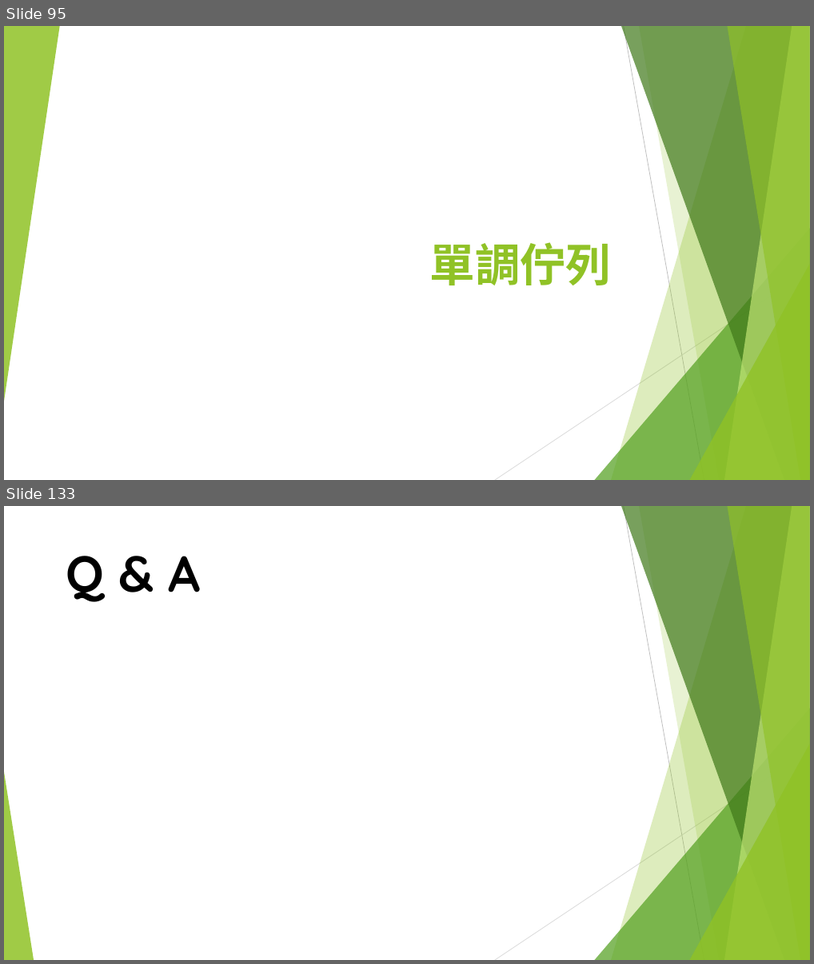
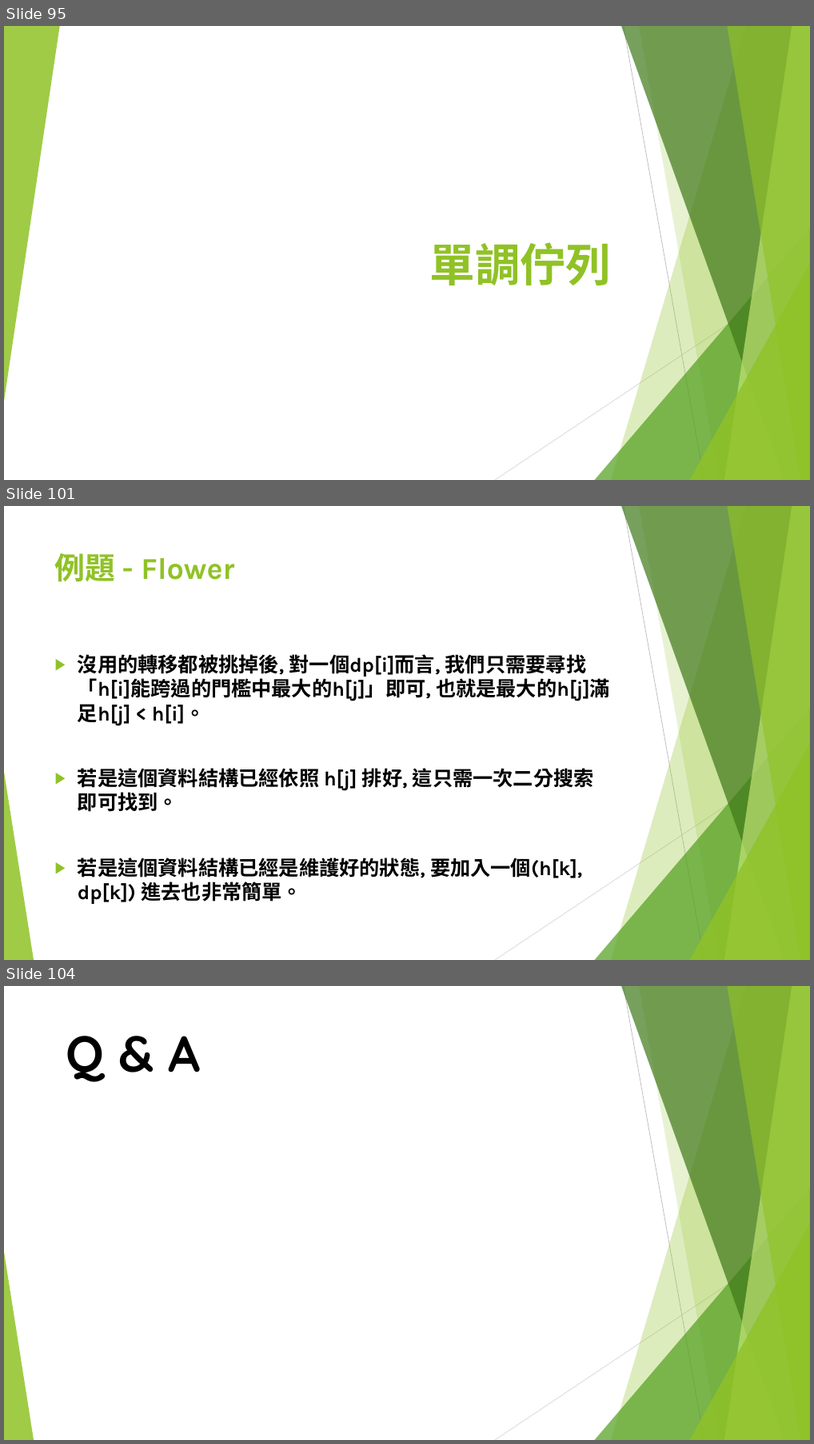
Before and after one commit to S920105123/DP2, a slide deck: presentation/進階動態規劃.pptx. Shown one above the other, each under a label of ours: slides 95 and 133 before the commit, slides 95, 101 and 104 after it; the slides between them are not shown. The pictures are 814x964 and 814x1444 pixels, drawn with LibreOffice and Linux fonts; fonts in the diff are those of the drawing. Boxes give left, top, right and bottom in pixels: in the first picture for what was removed or moved away, otherwise in the second. Text is boxed around its words. In the diff, an @@ line names an element or a change of style, - is before the commit and + after.

```diff
--- a/presentation/進階動態規劃.pptx
+++ b/presentation/進階動態規劃.pptx
@@ slide 101 added at [4,506,810,960], background #FFFFFF; not listed: 10 template elements that a slide beside it also shows @@
@@ title added at [55,553,234,582], 36 pt, text #90C226, bold @@
+例題 - Flower
@@ text added at [78,654,610,904], 24 pt, text #000000, bold @@
+▶ 沒用的轉移都被挑掉後, 對一個dp[i]而言, 我們只需要尋找「h[i]能跨過的門檻中最大的h[j]」即可, 也就是最大的h[j]滿足h[j] < h[i]。
+▶ 若是這個資料結構已經依照 h[j] 排好, 這只需一次二分搜索即可找到。
+▶ 若是這個資料結構已經是維護好的狀態, 要加入一個(h[k], dp[k]) 進去也非常簡單。
@@ what was slide 133 is now slide 104 @@
```
Also in this commit, not shown: 3 slides changed, 8 other slides added.
